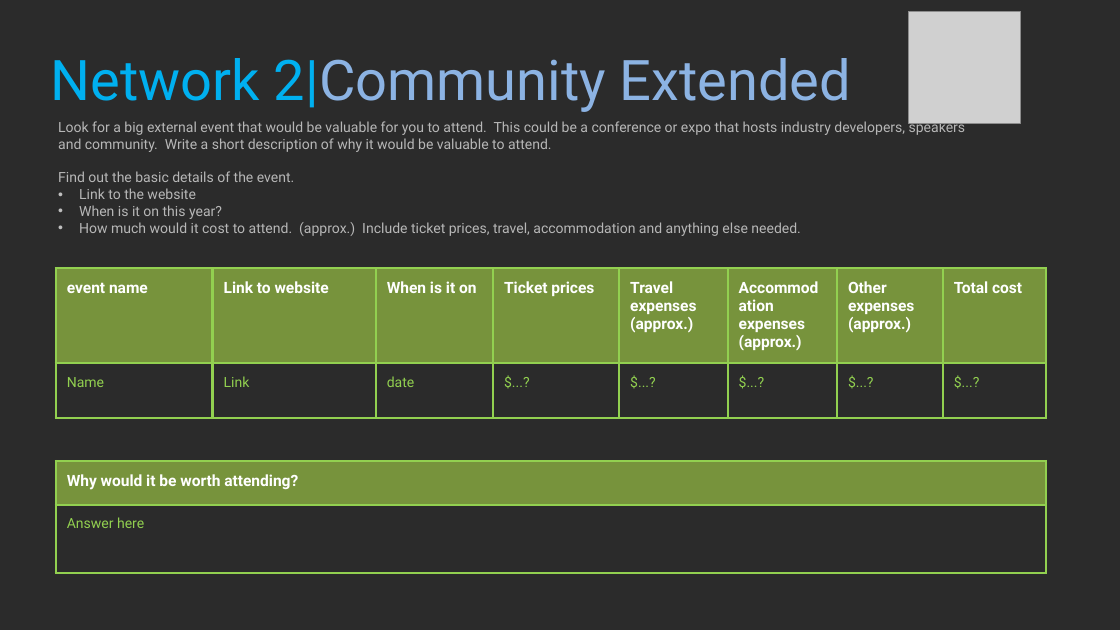
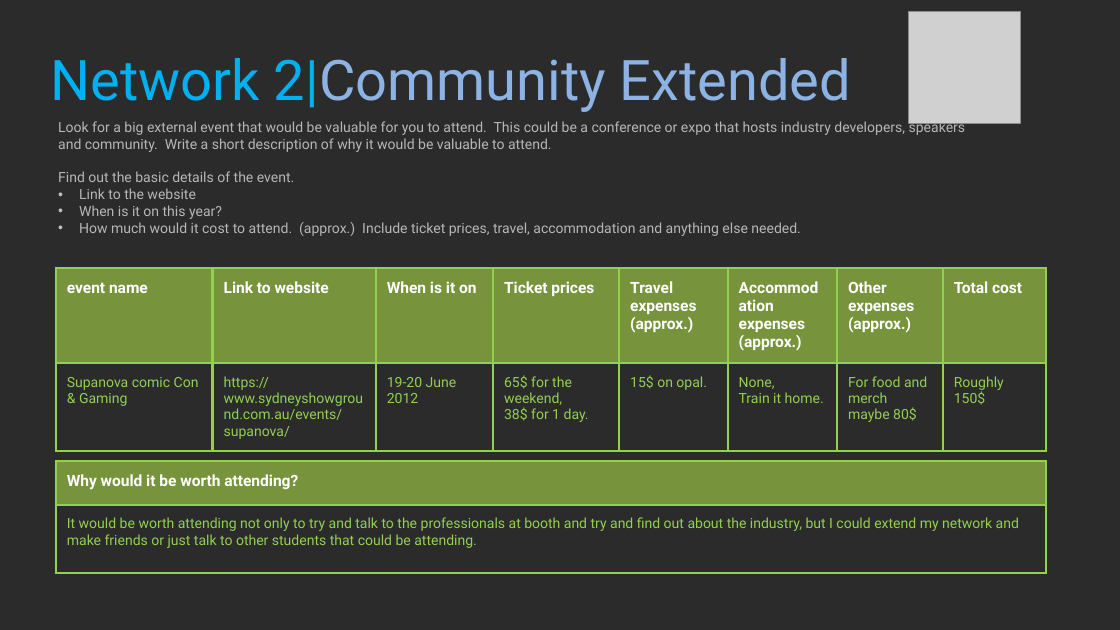
Before and after one commit to BenMate/ProfStudy1, a slide deck: slide 25 of 2021_Professional_Studies_1_YourName.pptx. Drawn at 1120x630 pixels with LibreOffice and Linux fonts; fonts in the diff are those of the drawing; grey boxes stand for pictures; background and template pictures are left out; a plain dark background stands for a picture behind light text. Boxes give left, top, right and bottom in pixels: in the first picture for what was removed or moved away, otherwise in the second. Text is boxed around its words. In the diff, an @@ line names an element or a change of style, - is before the commit and + after.

Commit message:
only thing left is whs

```diff
--- a/2021_Professional_Studies_1_YourName.pptx
+++ b/2021_Professional_Studies_1_YourName.pptx
@@ table at (56,268,1047,455) @@
-row 2: Name | Link | date | $...? | $...? | $...? | $...? | $...?
+row 2: Supanova comic Con & Gaming | https://www.sydneyshowground.com.au/events/supanova/ | 19-20 June 2012 | 65$ for the weekend, / 38$ for 1 day. | 15$ on opal. | None, / Train it home. | For food and merch maybe 80$ | Roughly 150$
@@ table at (56,461,1046,573) @@
-row 2, column 1: Answer here
+row 2, column 1: It would be worth attending not only to try and talk to the professionals at booth and try and find out about the industry, but I could extend my network and make friends or just talk to other students that could be attending.
```
Also in this commit, not shown: 26 other slides changed, 6 other files.
